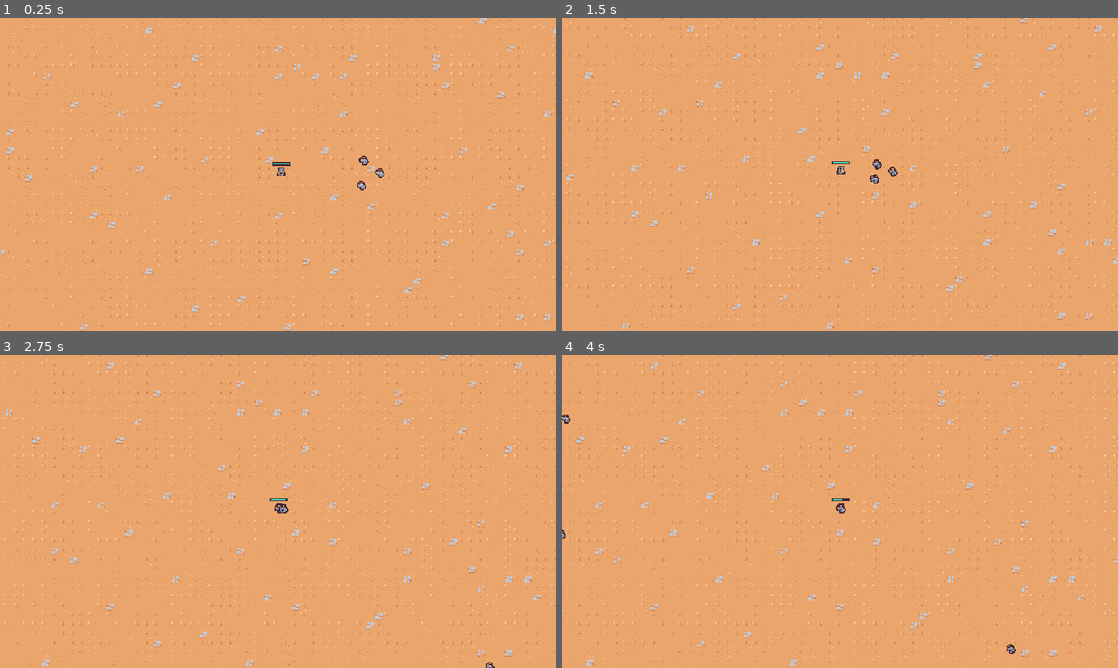
Above: before the commit, frames 1-4 (two rows, left to right).
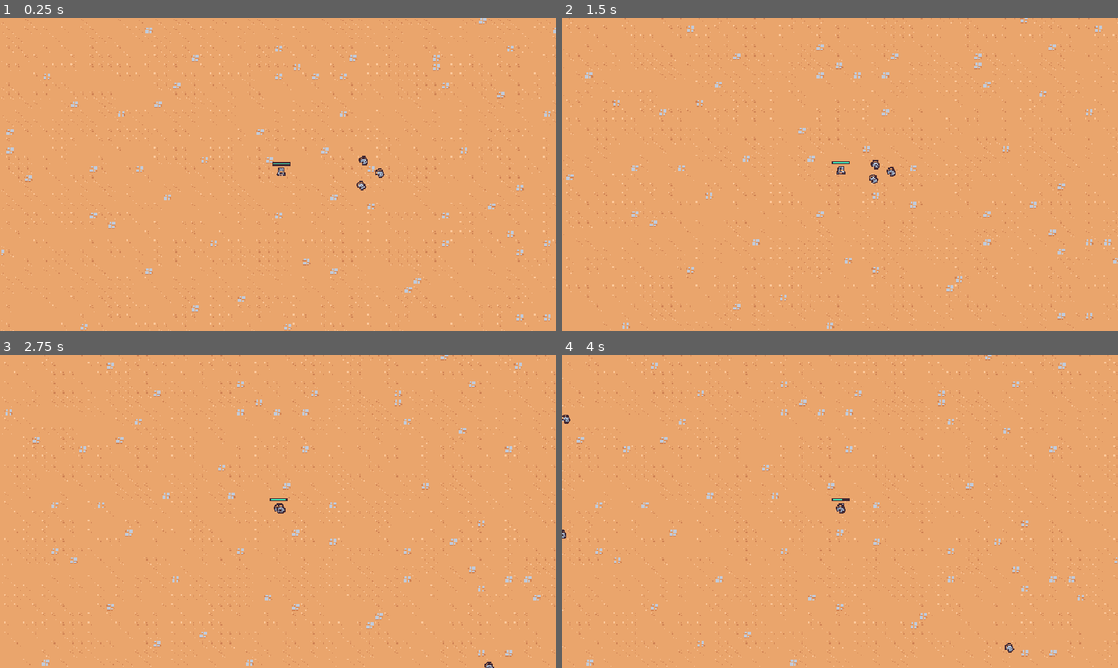
Above: after the commit, the same moments.

Repository: DaZang/godot-wild-jam-82-unseen
Game: Godot game, scene res://main.tscn
Two runs of this game, one before a commit and one after it. Both use one fixed random seed, a clock stepped at 60 frames per second and the inputs below.
Inputs:
- Up to frame 1 (0.25 s): no input
- Up to frame 2 (1.5 s): no input
- Up to frame 3 (2.75 s): no input
- Up to frame 4 (4 s): no input

The runs differ from the first frame. In frame 1, less than 0.1% of the frame differs, in the area x 64-69%, y 44-55%; in frame 2, less than 0.1%, in the area x 55-61%, y 45-53%; in frame 3, less than 0.1%; in frame 4, less than 0.1%.

Commit message:
🔧 adjust enemy spead according to delta

Diff:
--- a/entities/enemies/enemy_manager.gd
+++ b/entities/enemies/enemy_manager.gd
@@ -13,7 +13,6 @@
 
 
 func on_timer_timeout():
-	var hero = get_tree().get_first_node_in_group("hero") as Hero
 	if hero == null:
 		return
 
--- a/entities/enemies/rat_enemy.gd
+++ b/entities/enemies/rat_enemy.gd
@@ -1,13 +1,13 @@
 extends CharacterBody2D
 
-const MAX_SPEED = 40
+const MAX_SPEED = 2500
 
 @onready var health_component: HealthComponent = $HealthComponent
 
 
-func _process(delta):
+func _process(_delta):
 	var direction = get_direction_to_player()
-	velocity = direction * MAX_SPEED
+	velocity = direction * MAX_SPEED * _delta
 	move_and_slide()
 
 func get_direction_to_player():
--- a/entities/hero/hero.gd
+++ b/entities/hero/hero.gd
@@ -32,12 +32,12 @@
 	print(health_component.current_health)
 
 
-func on_body_entered(other_body: Node2D):
+func on_body_entered(_other_body: Node2D):
 	number_colliding_bodies += 1
 	check_deal_damage()
 
 
-func on_body_exited(other_body: Node2D):
+func on_body_exited(_other_body: Node2D):
 	number_colliding_bodies -= 1
 
 
